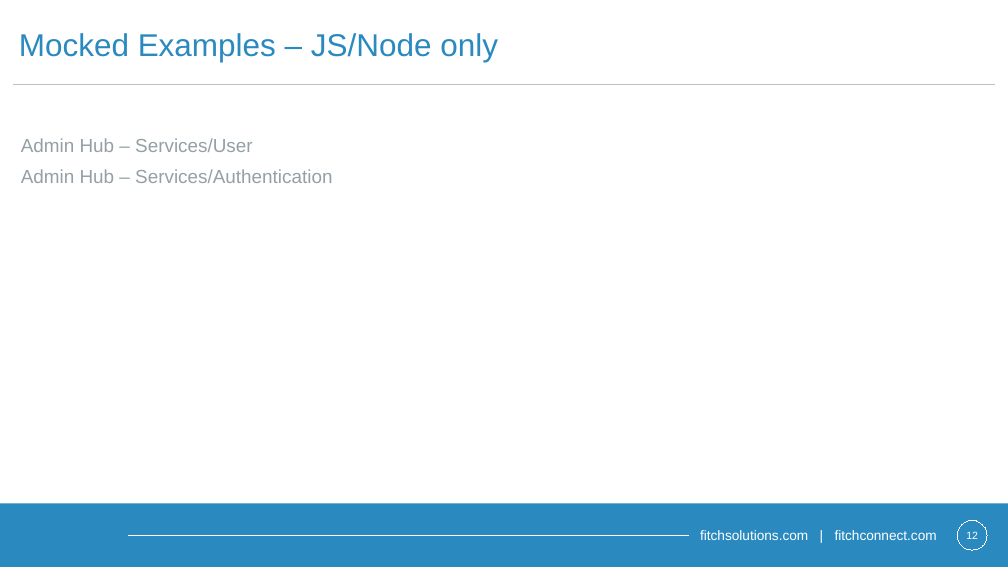
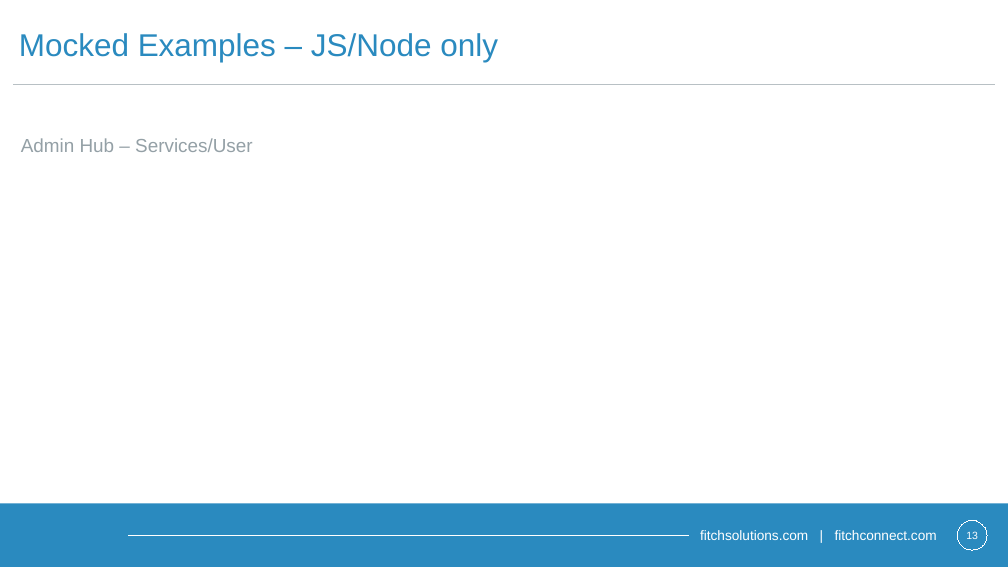
Before and after one commit to Contrapuntist/jesttutorial, a slide deck: slide 13 of presentation/unittestingintro.pptx (slide 12 before the commit). Drawn at 1008x567 pixels with LibreOffice and Linux fonts; fonts in the diff are those of the drawing; background and template pictures are left out. Boxes give left, top, right and bottom in pixels: in the first picture for what was removed or moved away, otherwise in the second. Text is boxed around its words. In the diff, an @@ line names an element or a change of style, - is before the commit and + after.

Commit message:
updates to examples, presentation and resources

```diff
--- a/presentation/unittestingintro.pptx
+++ b/presentation/unittestingintro.pptx
@@ text at (x1=21, y1=169, x2=332, y2=183): paragraph removed @@
-Admin Hub – Services/Authentication
```
Also in this commit, not shown: 13 other slides changed, 3 slides added, 23 slides removed, 9 other files.
